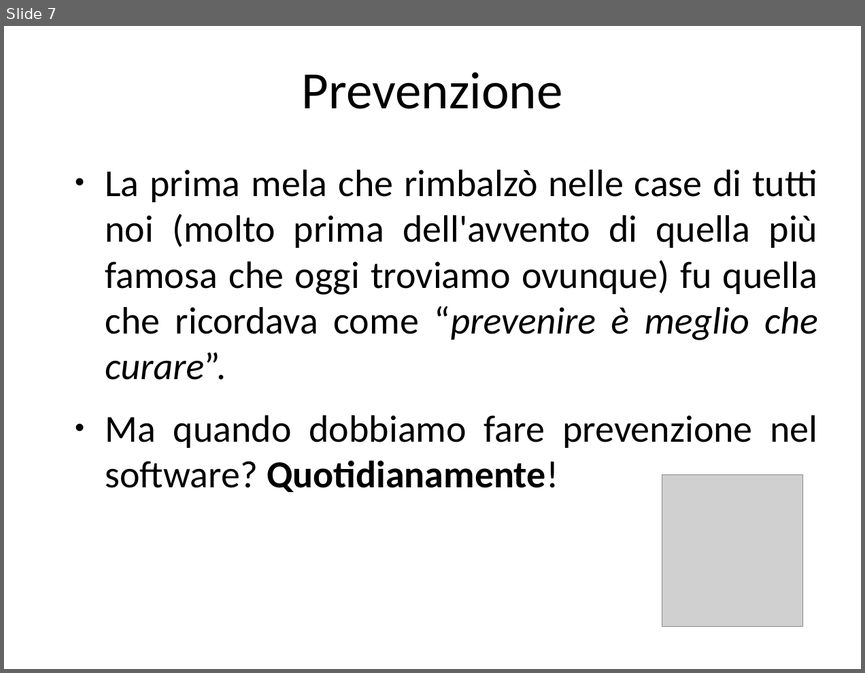
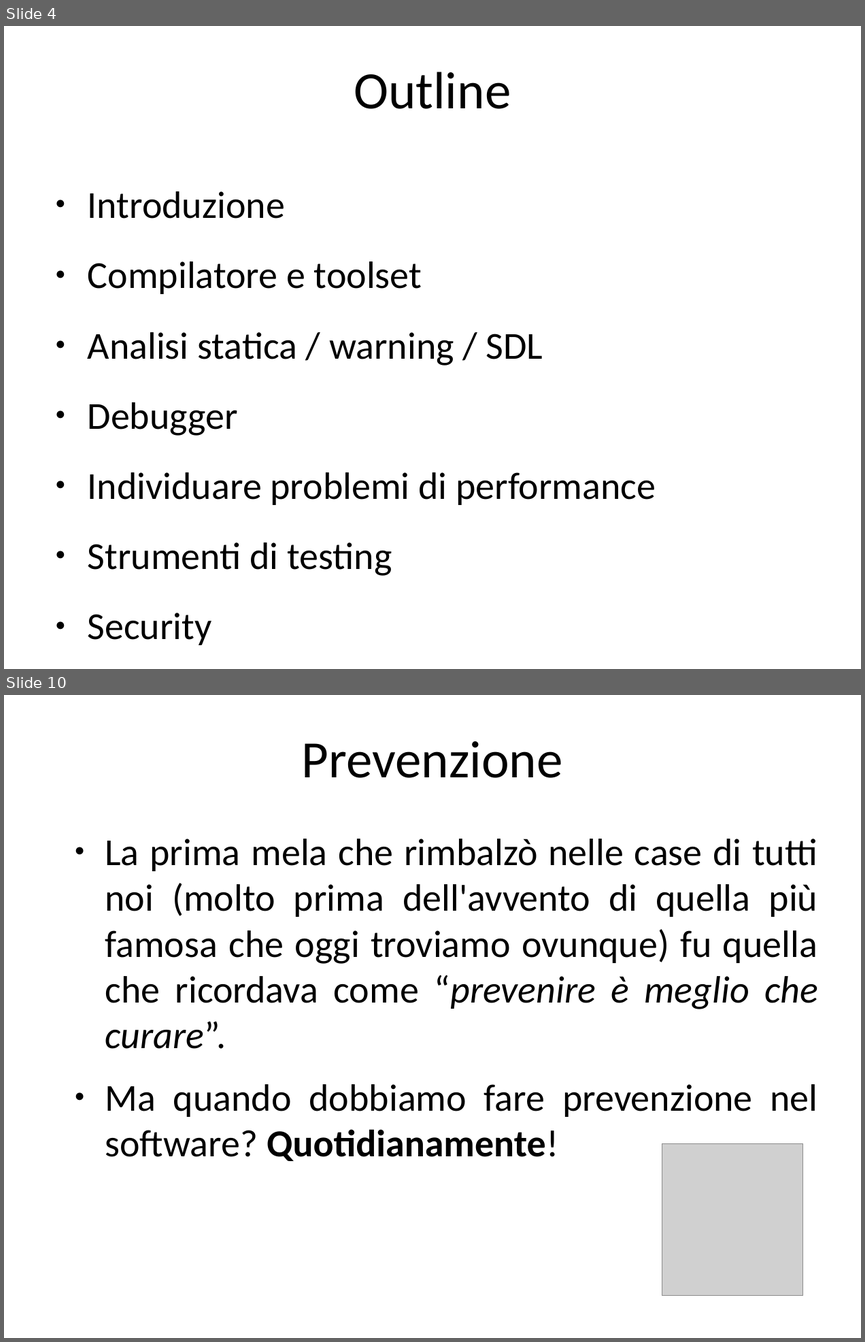
Before and after one commit to guidop/CDays14, a slide deck: CDays14.odp. Shown one above the other, each under a label of ours: slide 7 before the commit, slides 4 and 10 after it; the slides between them are not shown. The pictures are 865x673 and 865x1342 pixels, drawn with LibreOffice and Linux fonts; fonts in the diff are those of the drawing; grey boxes stand for pictures. Boxes give left, top, right and bottom in pixels: in the first picture for what was removed or moved away, otherwise in the second. Text is boxed around its words. In the diff, an @@ line names an element or a change of style, - is before the commit and + after.

```diff
--- a/CDays14.odp
+++ b/CDays14.odp
@@ slide 4 added at [4, 26, 861, 669], background #FFFFFF @@
@@ title added at [354, 72, 511, 109], 44 pt, text #000000 @@
+Outline
@@ text added at [88, 191, 655, 575], 32 pt, text #000000 @@
+● Introduzione
+● Compilatore e toolset
+● Analisi statica / warning / SDL
+● Debugger
+● Individuare problemi di performance
+● Strumenti di testing
+● Security
@@ what was slide 7 is now slide 10 @@
```
Also in this commit, not shown: 8 other slides added, 6 slides removed, 10 other files.
